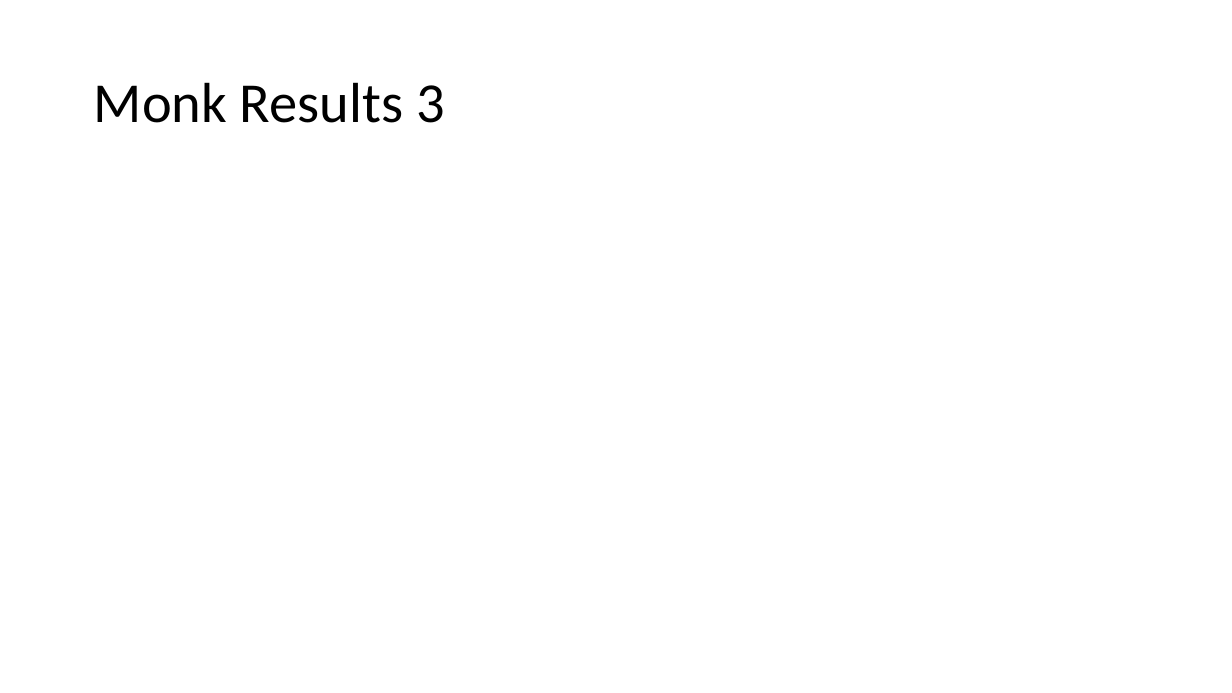
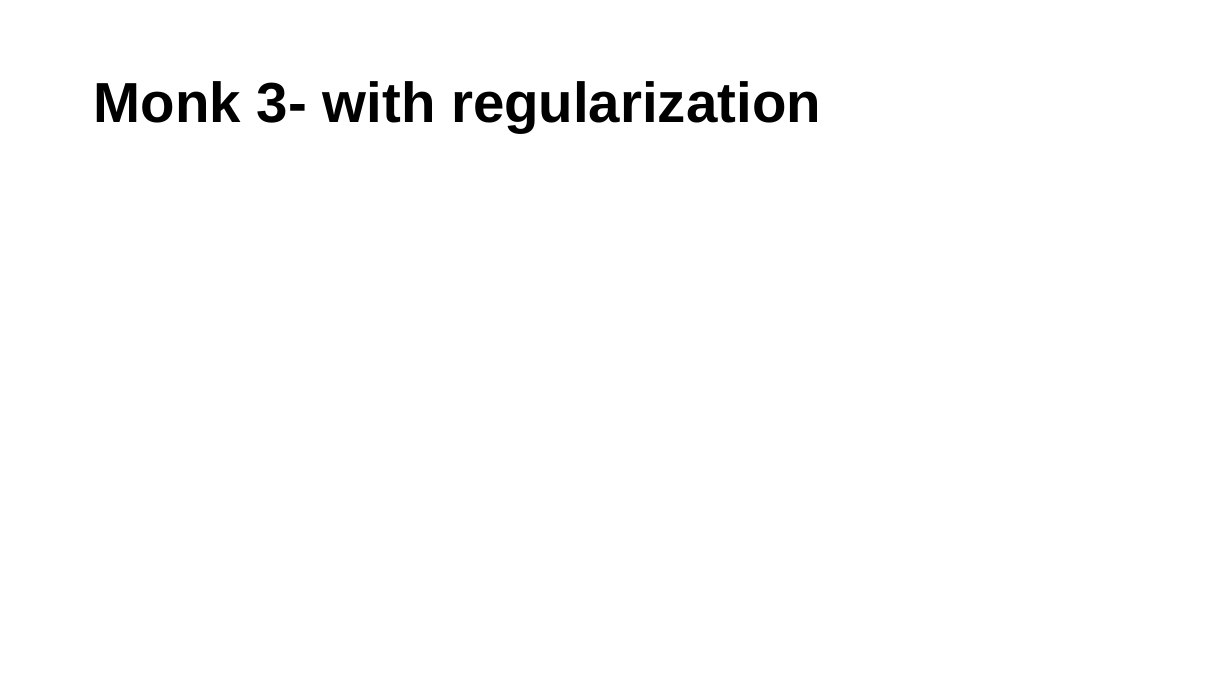
Before and after one commit to Tsion-Ketema/Machine_learning_project_2024, a slide deck: slide 12 of report_slide.pptx (slide 7 before the commit). Drawn at 1232x693 pixels with LibreOffice and Linux fonts; fonts in the diff are those of the drawing. Boxes give left, top, right and bottom in pixels: in the first picture for what was removed or moved away, otherwise in the second. Text is boxed around its words. In the diff, an @@ line names an element or a change of style, - is before the commit and + after.

```diff
--- a/report_slide.pptx
+++ b/report_slide.pptx
@@ title at [94, 81, 821, 132]: text changed; font Calibri to Arial; bold on @@
-Monk Results 3
+Monk 3- with regularization
```
Also in this commit, not shown: 7 other slides changed, 8 slides added, 3 slides removed, 56 other files.
